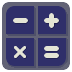
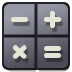
Layer changes from the first w=72, h=72 image to the second:
removed layer "symbols" over (x1=13, y1=13, x2=59, y2=58)
removed layer "sym_shadows" over (x1=15, y1=15, x2=60, y2=59)
added layer "symbols #1" above "Drop Shadow #1" over (x1=11, y1=11, x2=61, y2=60)
added layer "Drop Shadow #1" (35%) above "buttons" over (x1=12, y1=14, x2=64, y2=65)
painted on "buttons" over (x1=4, y1=4, x2=68, y2=68)
removed layer "button_shadow" over (x1=7, y1=7, x2=68, y2=68)
added layer "Drop Shadow" (35%) above "calcbase" over (x1=5, y1=7, x2=70, y2=72)
painted on "calcbase" over (x1=2, y1=2, x2=70, y2=70)
